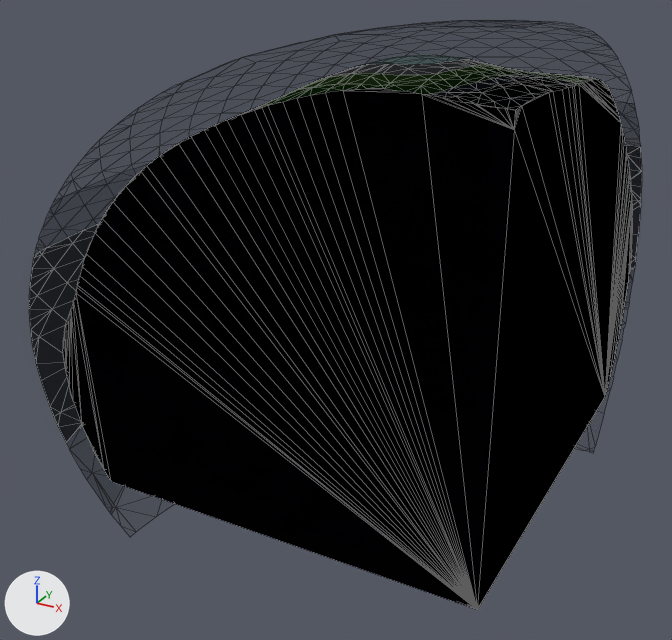
The glTF model assets/models/enemies/glass_globe_tl_241.glb: old version first, new version second.
Camera for both pictures: a 50 mm camera at (21.2, -42.3, 34.2) aimed at (0.1, -4.0, 15.1). Lighting does not change. The marker at lower left points along +X, +Y and +Z. The first picture is the older version. Mesh edges are drawn as thin lines. Vertices at exactly the same position are counted once.

Objects in the first picture: 'glass_globe_tl'.
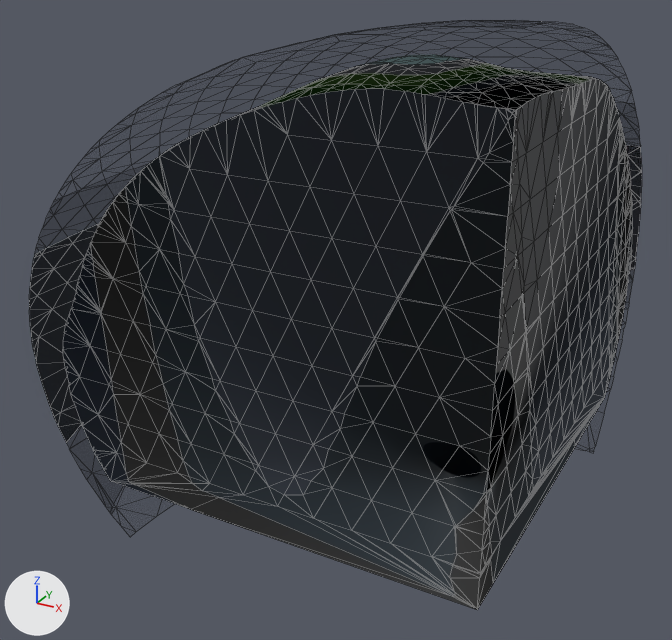
Pixel boxes [x1, y1, x2, y2] of what changed, in the pictures (672 x 640 px):
part 1 of me_glass_globe_tl, reshaped
    before: [422, 94, 605, 610]
    after: [63, 79, 633, 610]

Diff of the bpy script that builds the scene:
```diff
--- a/assets/models/enemies/glass_globe_tl_241.glb.py
+++ b/assets/models/enemies/glass_globe_tl_241.glb.py
@@ me_glass_globe_tl @@
 # used by ob_glass_globe_tl; location = (0.0, 0.0, 0.0)
-me_glass_globe_tl.from_pydata(...)  # 1572 vertices, 2997 faces; spans x -10.9..12.0, y -14.0..9.9, z 5.9..31.0
+me_glass_globe_tl.from_pydata(...)  # 1995 vertices, 3846 faces; spans x -10.9..12.0, y -14.0..9.9, z 5.9..31.0
+# me_glass_globe_tl part 1: 1 vertex removed from x 12.0, y -14.0, z 27.9; 424 vertices added at x -8.1..12.0, y -14.0..8.4, z 8.9..28.5
 me_glass_globe_tl.materials.append(mat_globe3_k0_82)
```
